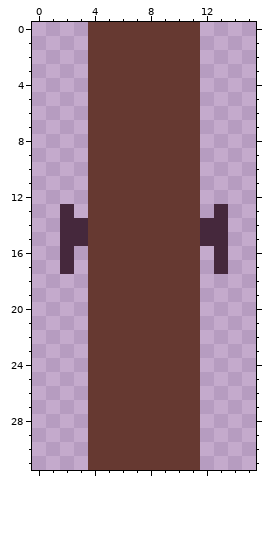
A pixel-art file gets an edit: Assets/Sprites/door32.aseprite. The first picture shows the starting point.
16x32 pixels, 1 frame.
New version:
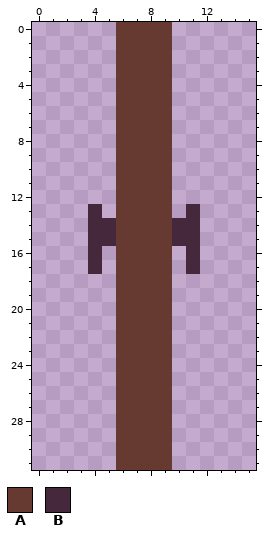
Palette (. is transparent): A #663931  B #45283c
Difference:
{"y":0,"x":4,"old":"AA","new":".."}
{"y":0,"x":10,"old":"AA","new":".."}
{"y":1,"x":4,"old":"AA","new":".."}
{"y":1,"x":10,"old":"AA","new":".."}
{"y":2,"x":4,"old":"AA","new":".."}
{"y":2,"x":10,"old":"AA","new":".."}
{"y":3,"x":4,"old":"AA","new":".."}
{"y":3,"x":10,"old":"AA","new":".."}
{"y":4,"x":4,"old":"AA","new":".."}
{"y":4,"x":10,"old":"AA","new":".."}
{"y":5,"x":4,"old":"AA","new":".."}
{"y":5,"x":10,"old":"AA","new":".."}
{"y":6,"x":4,"old":"AA","new":".."}
{"y":6,"x":10,"old":"AA","new":".."}
{"y":7,"x":4,"old":"AA","new":".."}
{"y":7,"x":10,"old":"AA","new":".."}
{"y":8,"x":4,"old":"AA","new":".."}
{"y":8,"x":10,"old":"AA","new":".."}
{"y":9,"x":4,"old":"AA","new":".."}
{"y":9,"x":10,"old":"AA","new":".."}
{"y":10,"x":4,"old":"AA","new":".."}
{"y":10,"x":10,"old":"AA","new":".."}
{"y":11,"x":4,"old":"AA","new":".."}
{"y":11,"x":10,"old":"AA","new":".."}
{"y":12,"x":4,"old":"AA","new":".."}
{"y":12,"x":10,"old":"AA","new":".."}
{"y":13,"x":2,"old":"B","new":"."}
{"y":13,"x":4,"old":"AA","new":"B."}
{"y":13,"x":10,"old":"AA","new":".B"}
{"y":13,"x":13,"old":"B","new":"."}
{"y":14,"x":2,"old":"BBAA","new":"..BB"}
{"y":14,"x":10,"old":"AABB","new":"BB.."}
{"y":15,"x":2,"old":"BBAA","new":"..BB"}
{"y":15,"x":10,"old":"AABB","new":"BB.."}
{"y":16,"x":2,"old":"B","new":"."}
{"y":16,"x":4,"old":"AA","new":"B."}
{"y":16,"x":10,"old":"AA","new":".B"}
{"y":16,"x":13,"old":"B","new":"."}
{"y":17,"x":2,"old":"B","new":"."}
{"y":17,"x":4,"old":"AA","new":"B."}
{"y":17,"x":10,"old":"AA","new":".B"}
{"y":17,"x":13,"old":"B","new":"."}
{"y":18,"x":4,"old":"AA","new":".."}
{"y":18,"x":10,"old":"AA","new":".."}
{"y":19,"x":4,"old":"AA","new":".."}
{"y":19,"x":10,"old":"AA","new":".."}
{"y":20,"x":4,"old":"AA","new":".."}
{"y":20,"x":10,"old":"AA","new":".."}
{"y":21,"x":4,"old":"AA","new":".."}
{"y":21,"x":10,"old":"AA","new":".."}
{"y":22,"x":4,"old":"AA","new":".."}
{"y":22,"x":10,"old":"AA","new":".."}
{"y":23,"x":4,"old":"AA","new":".."}
{"y":23,"x":10,"old":"AA","new":".."}
{"y":24,"x":4,"old":"AA","new":".."}
{"y":24,"x":10,"old":"AA","new":".."}
{"y":25,"x":4,"old":"AA","new":".."}
{"y":25,"x":10,"old":"AA","new":".."}
{"y":26,"x":4,"old":"AA","new":".."}
{"y":26,"x":10,"old":"AA","new":".."}
{"y":27,"x":4,"old":"AA","new":".."}
{"y":27,"x":10,"old":"AA","new":".."}
{"y":28,"x":4,"old":"AA","new":".."}
{"y":28,"x":10,"old":"AA","new":".."}
{"y":29,"x":4,"old":"AA","new":".."}
{"y":29,"x":10,"old":"AA","new":".."}
{"y":30,"x":4,"old":"AA","new":".."}
{"y":30,"x":10,"old":"AA","new":".."}
{"y":31,"x":4,"old":"AA","new":".."}
{"y":31,"x":10,"old":"AA","new":".."}
{"label":"changed","picture_box":[60,22,116,470]}
{"label":"changed","picture_box":[172,22,228,470]}
